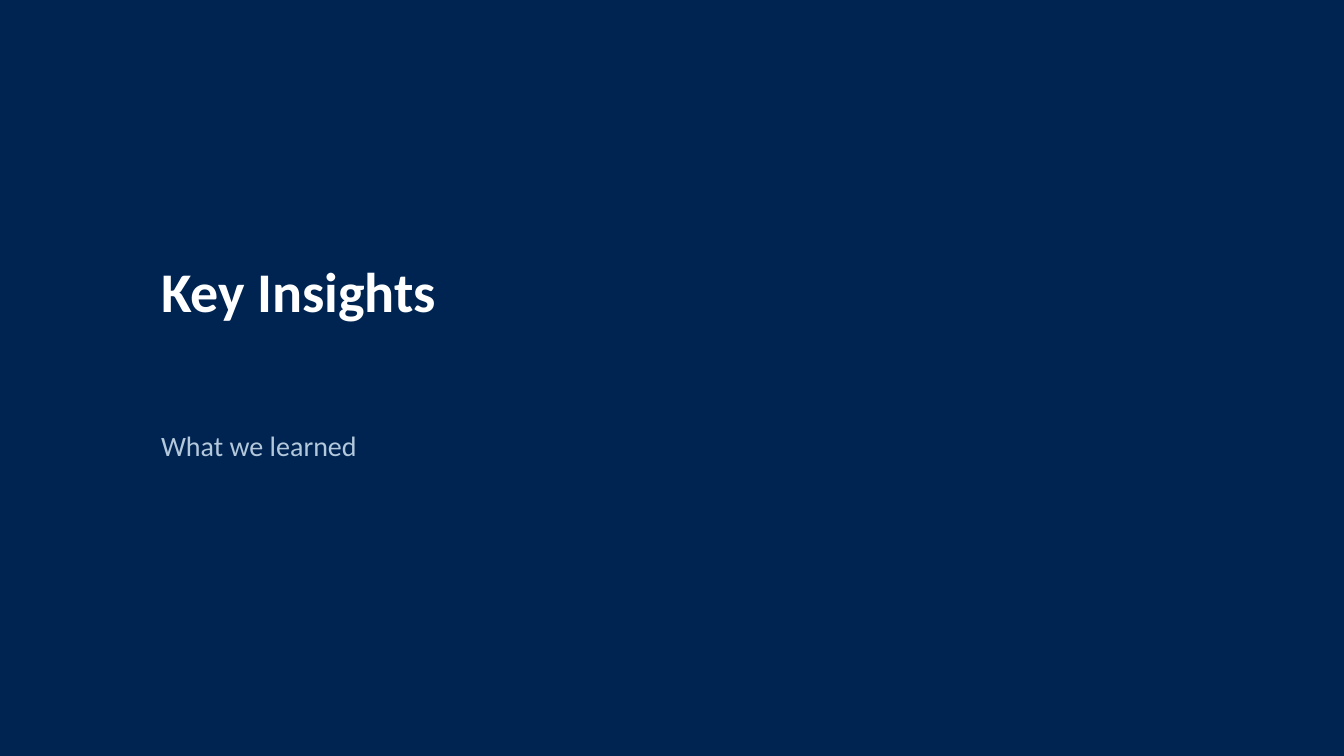
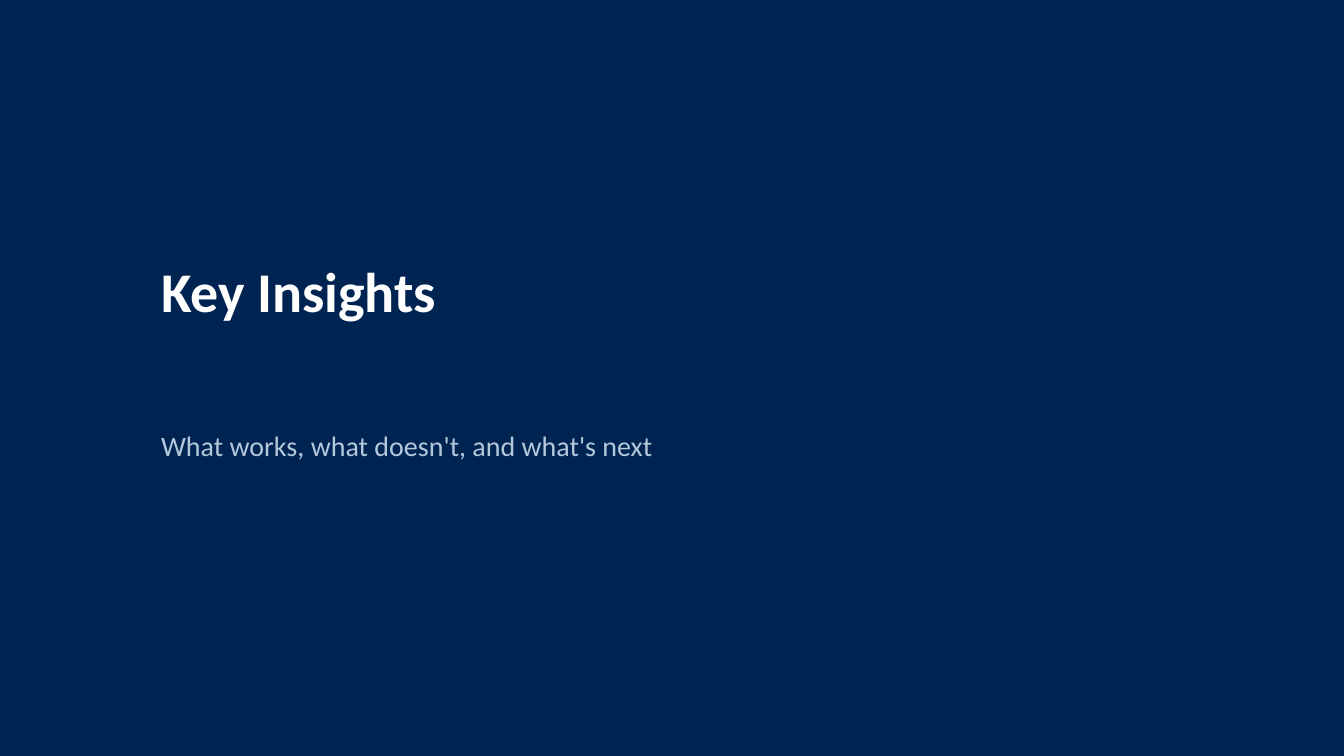
Before and after one commit to jcmcode/pairs-test, a slide deck: slide 23 of deliverables/presentation.pptx (slide 17 before the commit). Drawn at 1344x756 pixels with LibreOffice and Linux fonts; fonts in the diff are those of the drawing. Boxes give left, top, right and bottom in pixels: in the first picture for what was removed or moved away, otherwise in the second. Text is boxed around its words. In the diff, an @@ line names an element or a change of style, - is before the commit and + after.

```diff
--- a/deliverables/presentation.pptx
+++ b/deliverables/presentation.pptx
@@ text at box(161, 436, 652, 460): text changed @@
-What we learned
+What works, what doesn't, and what's next
```
Also in this commit, not shown: 5 other slides changed, 15 slides added, 10 slides removed, 3 other files.
